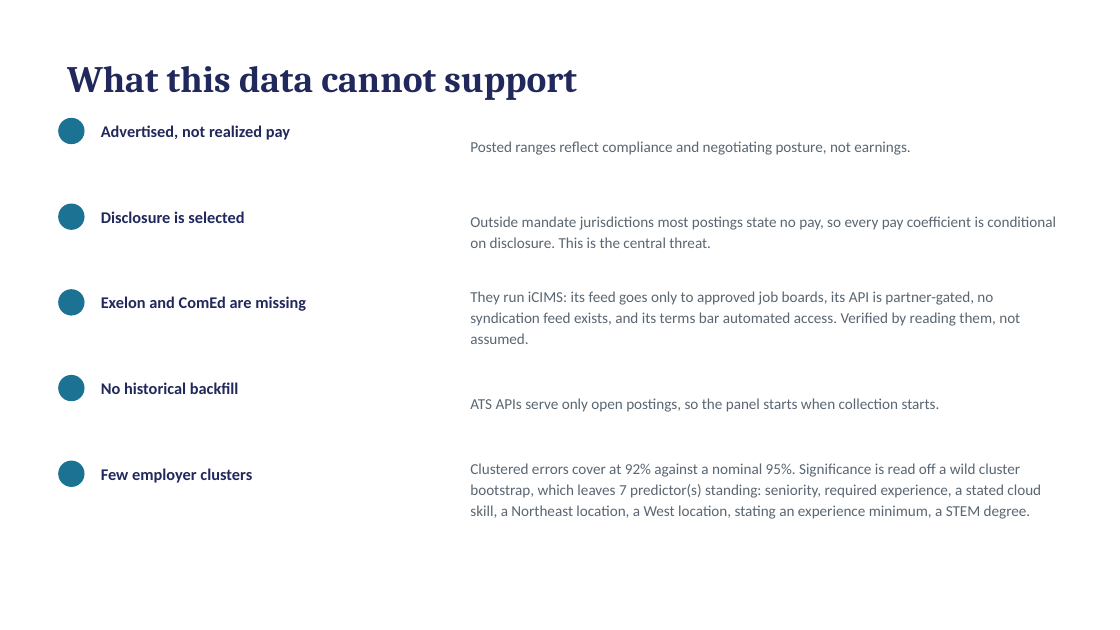
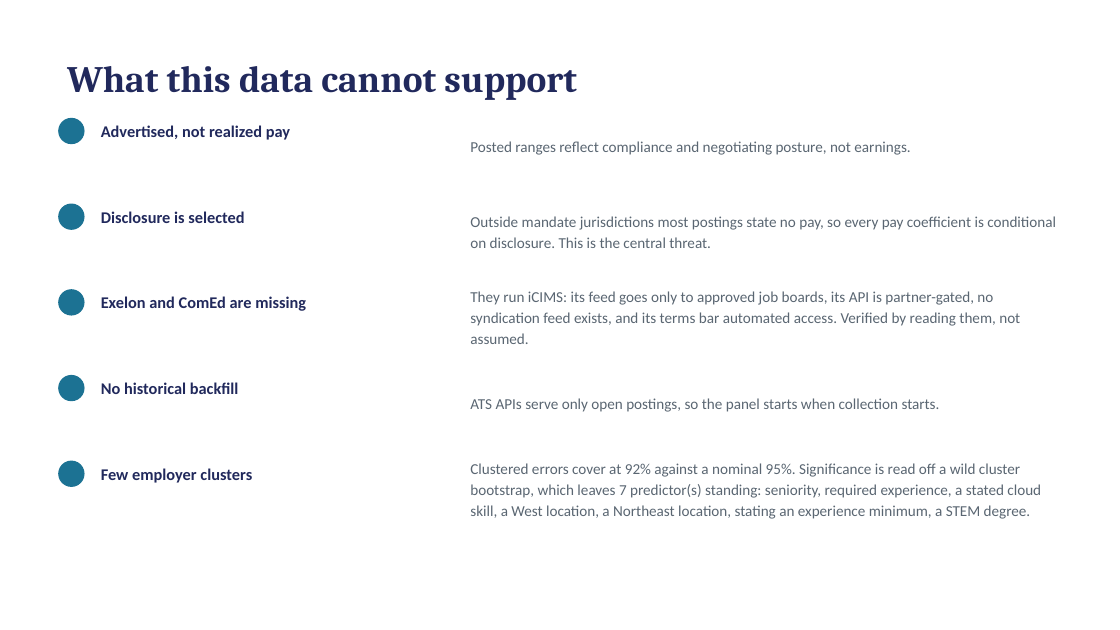
Before and after one commit to hendeal-cyber/Modern-Labor-Market-Data-Submission, a slide deck: slide 7 of paper/presentation.pptx. Drawn at 1120x630 pixels with LibreOffice and Linux fonts; fonts in the diff are those of the drawing. Boxes give left, top, right and bottom in pixels: in the first picture for what was removed or moved away, otherwise in the second. Text is boxed around its words. In the diff, an @@ line names an element or a change of style, - is before the commit and + after.

```diff
--- a/paper/presentation.pptx
+++ b/paper/presentation.pptx
@@ text at bbox=[470, 463, 1041, 519]: text changed @@
-Clustered errors cover at 92% against a nominal 95%. Significance is read off a wild cluster bootstrap, which leaves 7 predictor(s) standing: seniority, required experience, a stated cloud skill, a Northeast location, a West location, stating an experience minimum, a STEM degree.
+Clustered errors cover at 92% against a nominal 95%. Significance is read off a wild cluster bootstrap, which leaves 7 predictor(s) standing: seniority, required experience, a stated cloud skill, a West location, a Northeast location, stating an experience minimum, a STEM degree.
```
Also in this commit, not shown: 3 other slides changed, 7 other files.
